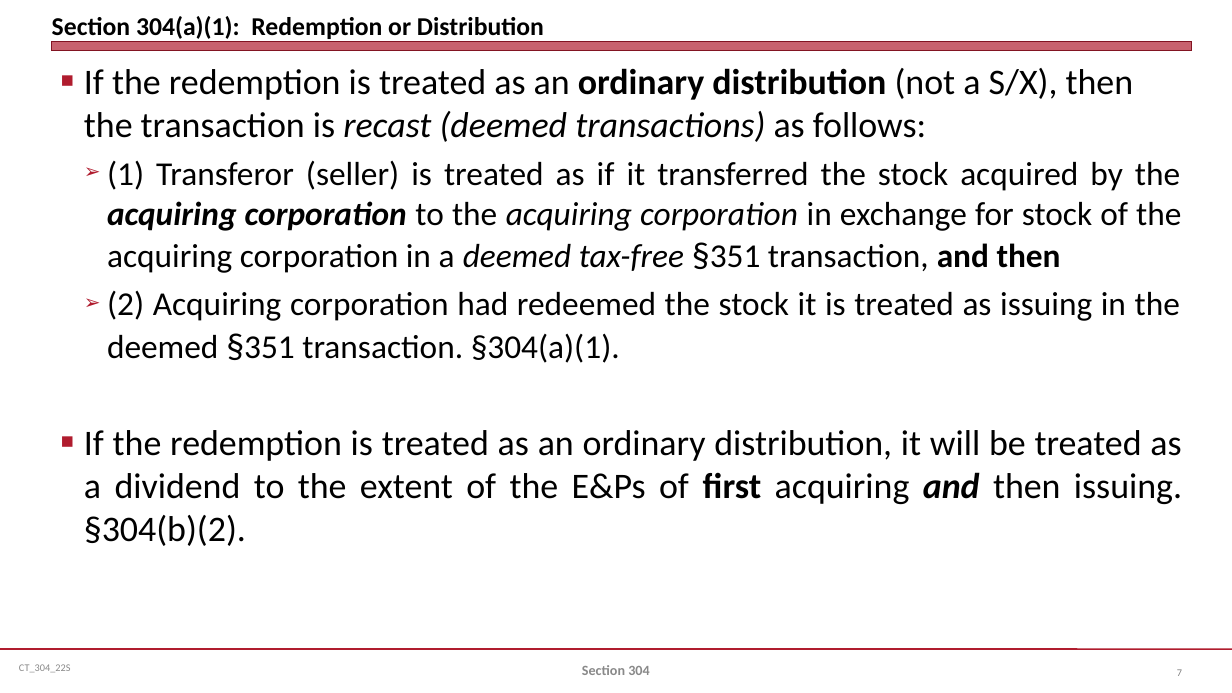
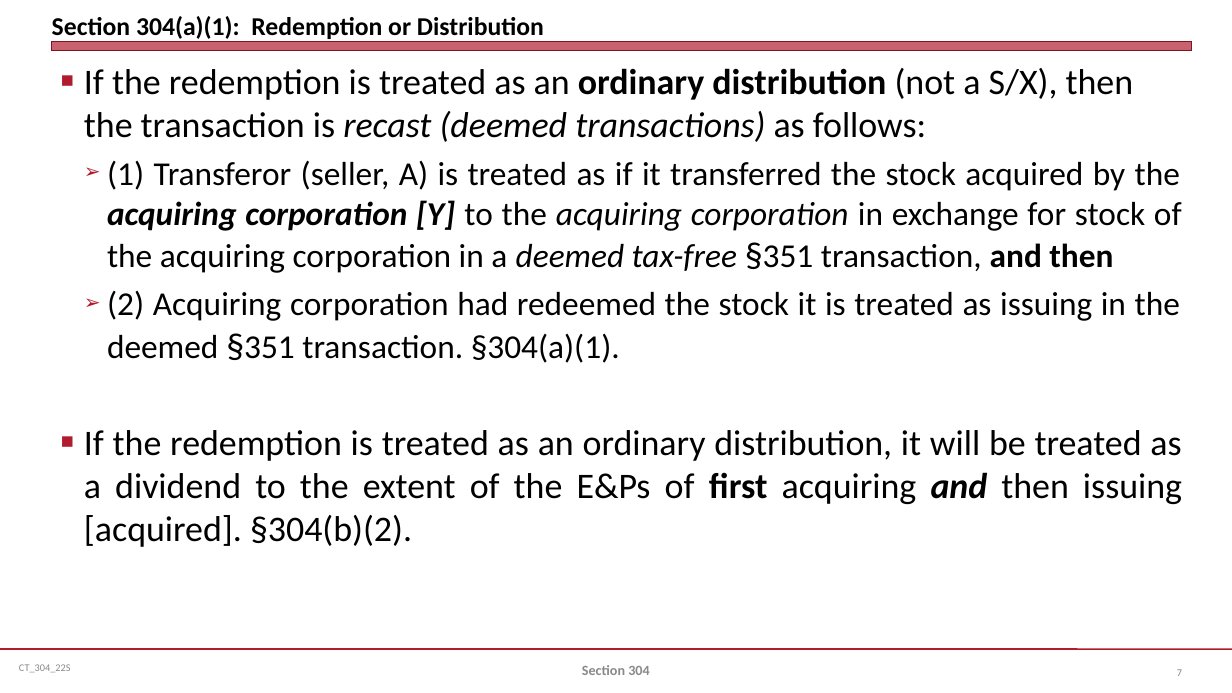
Before and after one commit to jmc877/Corporate-Tax, a slide deck: slide 7 of slides/CT_304_22S.pptx. Drawn at 1232x693 pixels with LibreOffice and Linux fonts; fonts in the diff are those of the drawing. Boxes give left, top, right and bottom in pixels: in the first picture for what was removed or moved away, otherwise in the second. Text is boxed around its words. In the diff, an @@ line names an element or a change of style, - is before the commit and + after.

```diff
--- a/slides/CT_304_22S.pptx
+++ b/slides/CT_304_22S.pptx
@@ text at <box>107,160,1182,273</box>: text changed @@
-  ➢ (1) Transferor (seller) is treated as if it transferred the stock acquired by the acquiring corporation to the acquiring corporation in exchange for stock of the acquiring corporation in a deemed tax-free §351 transaction, and then
+  ➢ (1) Transferor (seller, A) is treated as if it transferred the stock acquired by the acquiring corporation [Y] to the acquiring corporation in exchange for stock of the acquiring corporation in a deemed tax-free §351 transaction, and then
@@ text at <box>84,430,1182,547</box>: text changed @@
-■ If the redemption is treated as an ordinary distribution, it will be treated as a dividend to the extent of the E&Ps of first acquiring and then issuing. §304(b)(2).
+■ If the redemption is treated as an ordinary distribution, it will be treated as a dividend to the extent of the E&Ps of first acquiring and then issuing [acquired]. §304(b)(2).
```
Also in this commit, not shown: 3 other slides changed.
